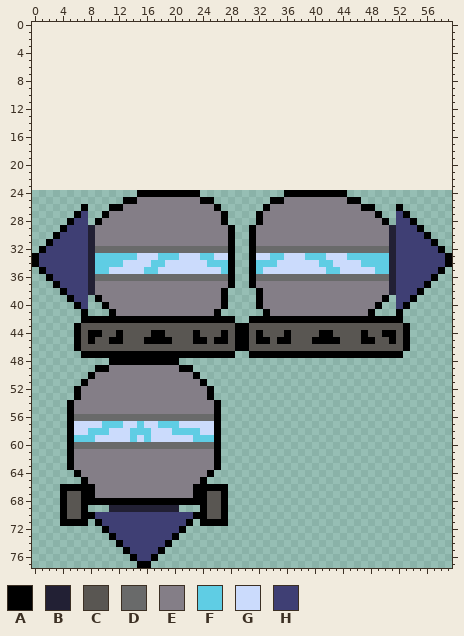
One commit to this pixel-art file: assets/aseprites/drill_unit.aseprite. Above, as it was before the edit.
60x54 pixels, 1 frame. The old version is drawn lined up with the new one, on the new canvas.
Palette (. is transparent): A #000000  B #222034  C #595652  D #696a6a  E #847e87  F #5fcde4  G #cbdbfc  H #3f3f74
And afterwards:
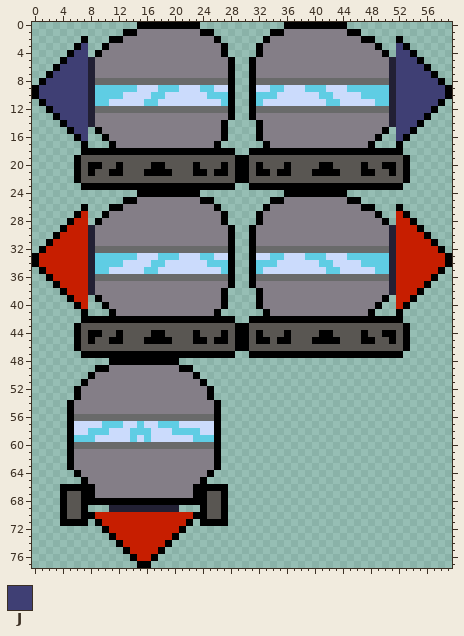
Colours new in this view: J #3f3f74
Changes in this commit:
canvas 60x54 -> 60x78, the old top-left corner now at 0,24
Colour H changes from #3f3f74 to #c71e00.
Colour A now appears in row 0 at x 15 to 23 and 36 to 44; in row 1 at x 13 to 14, 24 to 25, 34 to 35 and 45 to 46; in row 2 at x 7, 11 to 12, 26, 33, 47 to 48 and 52; in row 3 at x 6, 10, 27, 32, 49 and 53; in row 4 at x 5, 9, 27, 32, 50 and 54; in row 5 at x 4, 28, 31 and 55.
Colour A now appears in row 6 at x 3, 28, 31 and 56; in row 7 at x 2, 28, 31 and 57; in row 8 at x 1, 28, 31 and 58; in rows 9 to 10 at x 0, 28, 31 and 59; in row 11 at x 1, 28, 31 and 58; in row 12 at x 2, 28, 31 and 57.
Colour A now appears in row 13 at x 3, 28, 31 and 56; in row 14 at x 4, 27, 32 and 55; in row 15 at x 5, 9, 27, 32, 50 and 54; in row 16 at x 6, 10, 27, 32, 49 and 53; in row 17 at x 7, 11, 26, 33, 48 and 52; in row 18 at x 7 to 28 and 31 to 52.
Colour A now appears in row 19 at x 6, 29 to 30 and 53; in row 20 at x 6, 8 to 9, 12, 17 to 18, 23, 27, 29 to 30, 32, 36, 41 to 42, 47, 50 to 51 and 53; in row 21 at x 6, 8, 11 to 12, 16 to 19, 23 to 24, 26 to 27, 29 to 30, 32 to 33, 35 to 36, 40 to 43, 47 to 48, 51 and 53; in row 22 at x 6, 29 to 30 and 53; in row 23 at x 7 to 28 and 31 to 52.
Colour B now appears in rows 5 to 14 at x 8 and 51.
Colour C now appears in row 19 at x 7 to 28 and 31 to 52; in row 20 at x 7, 10 to 11, 13 to 16, 19 to 22, 24 to 26, 28, 31, 33 to 35, 37 to 40, 43 to 46, 48 to 49 and 52; in row 21 at x 7, 9 to 10, 13 to 15, 20 to 22, 25, 28, 31, 34, 37 to 39, 44 to 46, 49 to 50 and 52; in row 22 at x 7 to 28 and 31 to 52.
Colour D now appears in row 8 at x 9 to 27 and 32 to 50; in row 12 at x 9 to 27 and 32 to 50.
Colour E now appears in row 1 at x 15 to 23 and 36 to 44; in row 2 at x 13 to 25 and 34 to 46; in row 3 at x 11 to 26 and 33 to 48; in row 4 at x 10 to 26 and 33 to 49; in rows 5 to 7 at x 9 to 27 and 32 to 50; in row 13 at x 9 to 27 and 32 to 50.
Colour E now appears in row 14 at x 9 to 26 and 33 to 50; in row 15 at x 10 to 26 and 33 to 49; in row 16 at x 11 to 26 and 33 to 48; in row 17 at x 12 to 25 and 34 to 47.
Colour F now appears in row 9 at x 9 to 14, 18 to 20, 24 to 25, 34 to 35, 39 to 41 and 45 to 50; in row 10 at x 9 to 12, 17 to 18, 25 to 27, 32 to 34, 41 to 42 and 47 to 50; in row 11 at x 9 to 10, 16 to 17, 27, 32, 42 to 43 and 49 to 50.
Colour G now appears in row 9 at x 15 to 17, 21 to 23, 26 to 27, 32 to 33, 36 to 38 and 42 to 44; in row 10 at x 13 to 16, 19 to 24, 35 to 40 and 43 to 46; in row 11 at x 11 to 15, 18 to 26, 33 to 41 and 44 to 48.
Colour J now appears in row 3 at x 7 and 52; in row 4 at x 6 to 7 and 52 to 53; in row 5 at x 5 to 7 and 52 to 54; in row 6 at x 4 to 7 and 52 to 55; in row 7 at x 3 to 7 and 52 to 56; in row 8 at x 2 to 7 and 52 to 57.
Colour J now appears in rows 9 to 10 at x 1 to 7 and 52 to 58; in row 11 at x 2 to 7 and 52 to 57; in row 12 at x 3 to 7 and 52 to 56; in row 13 at x 4 to 7 and 52 to 55; in row 14 at x 5 to 7 and 52 to 54; in row 15 at x 6 to 7 and 52 to 53.
Colour J now appears in row 16 at x 7 and 52.
Pixel boxes of the changes (left, top, right, bottom) in both pictures:
added: (32, 22, 452, 190)
changed: (39, 211, 88, 309)
changed: (396, 211, 445, 309)
changed: (95, 512, 193, 561)
